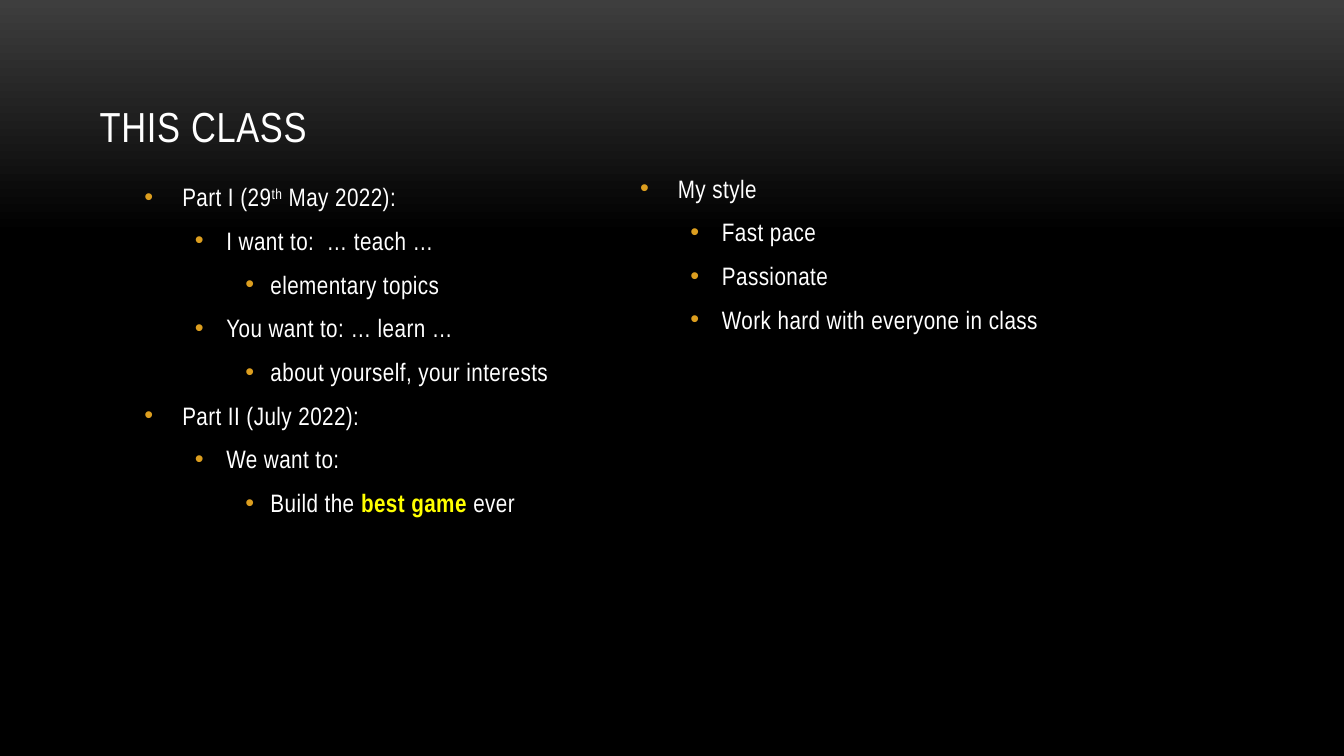
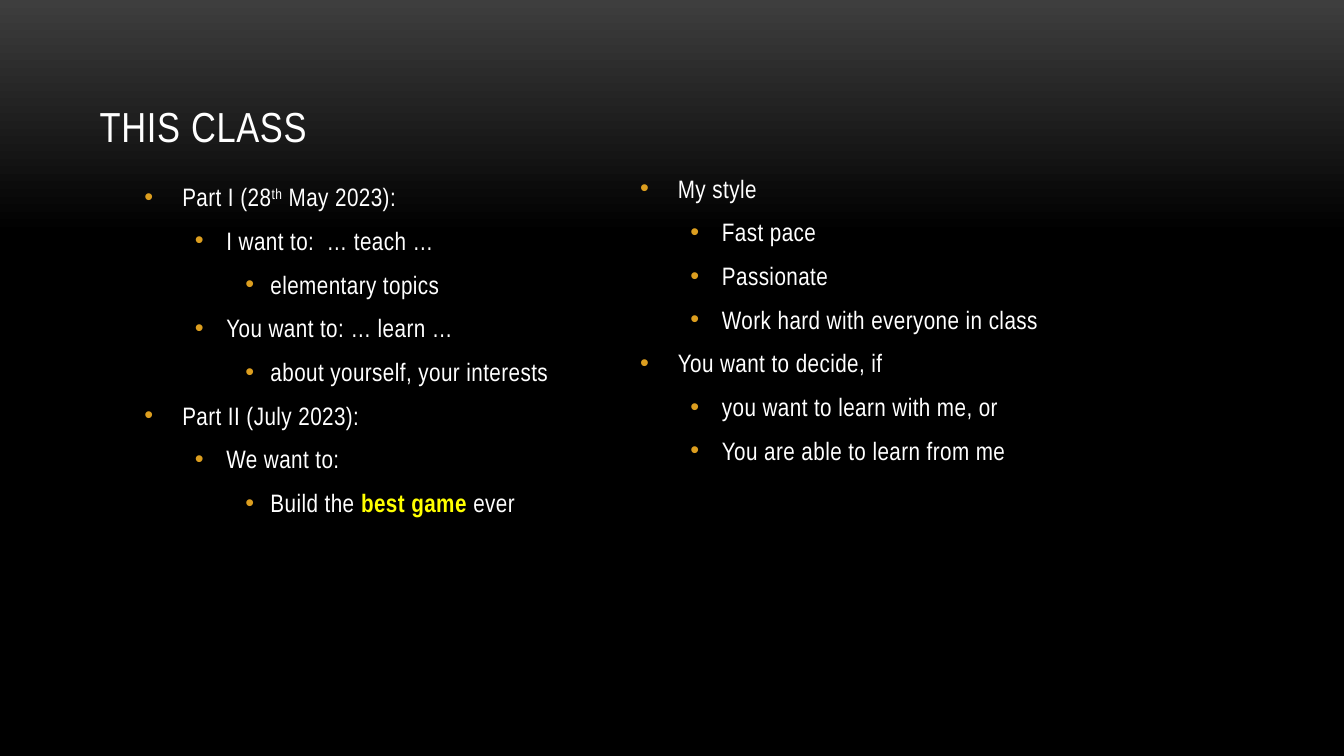
Before and after one commit to myuwbclasses/IntroGameDevelopment, a slide deck: slide 14 of PPT/Intro.pptx (slide 13 before the commit). Drawn at 1344x756 pixels with LibreOffice and Linux fonts; fonts in the diff are those of the drawing; background and template pictures are left out. Boxes give left, top, right and bottom in pixels: in the first picture for what was removed or moved away, otherwise in the second. Text is boxed around its words. In the diff, an @@ line names an element or a change of style, - is before the commit and + after.

```diff
--- a/PPT/Intro.pptx
+++ b/PPT/Intro.pptx
@@ text at (182,187,396,212): text changed @@
-• Part I (29th May 2022):
+• Part I (28th May 2023):
@@ text at (678,353,1005,461): paragraphs added @@
+• You want to decide, if
+  • you want to learn with me, or
+  • You are able to learn from me
@@ text at (182,406,359,431): text changed @@
-• Part II (July 2022):
+• Part II (July 2023):
```
Also in this commit, not shown: 8 other slides changed, 1 slide added, 2 other files.
